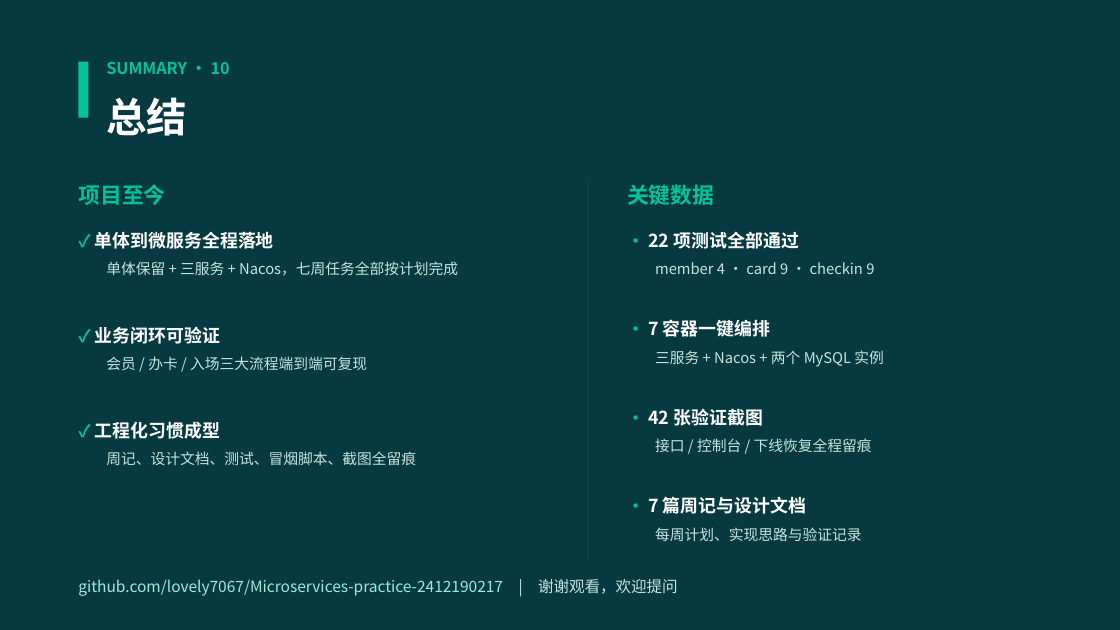
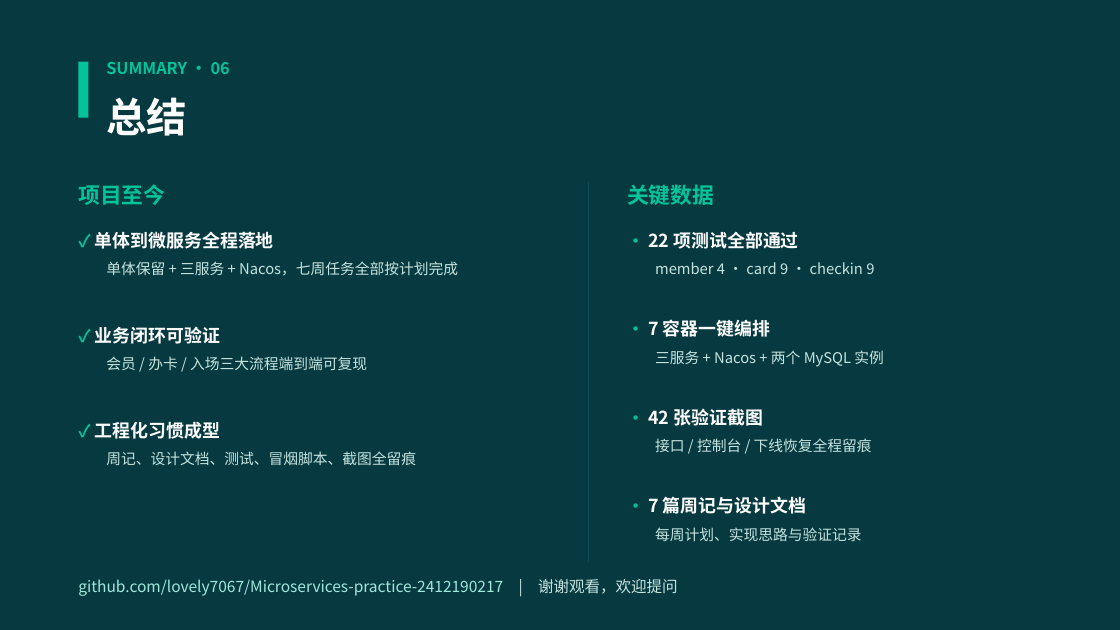
Before and after one commit to lovely7067/Microservices-practice-2412190217, a slide deck: slide 7 of docs/项目进度汇报-第01-07周.pptx (slide 11 before the commit). Drawn at 1120x630 pixels with LibreOffice and Linux fonts; fonts in the diff are those of the drawing. Boxes give left, top, right and bottom in pixels: in the first picture for what was removed or moved away, otherwise in the second. Text is boxed around its words. In the diff, an @@ line names an element or a change of style, - is before the commit and + after.

```diff
--- a/docs/项目进度汇报-第01-07周.pptx
+++ b/docs/项目进度汇报-第01-07周.pptx
@@ text at (106,62,230,74): text changed @@
-SUMMARY · 10
+SUMMARY · 06
```
Also in this commit, not shown: 5 other slides changed, 1 slide added, 5 slides removed.
